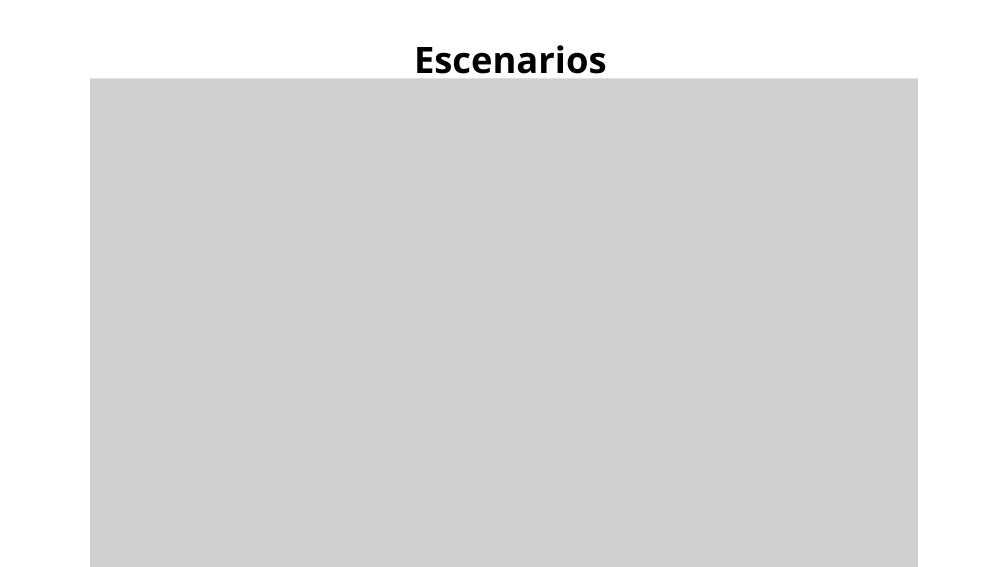
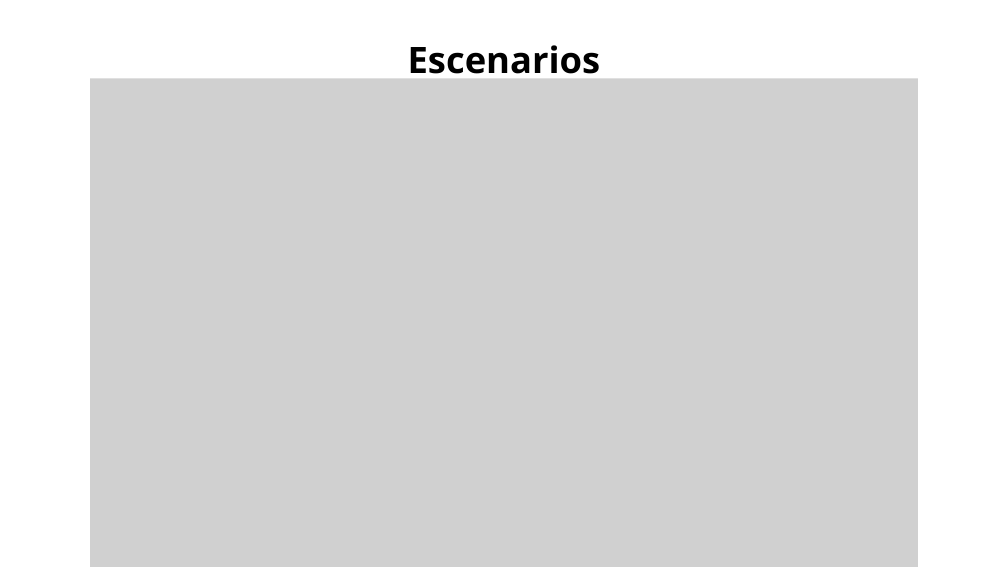
Before and after one commit to Jucer74/SoftwareArchitecture, a slide deck: slide 24 of Project/Views/SistemaSeparacionAudio.views.pptx (slide 22 before the commit). Drawn at 1008x567 pixels with LibreOffice and Linux fonts; fonts in the diff are those of the drawing; grey boxes stand for pictures. Boxes give left, top, right and bottom in pixels: in the first picture for what was removed or moved away, otherwise in the second. Text is boxed around its words. In the diff, an @@ line names an element or a change of style, - is before the commit and + after.

```diff
--- a/Project/Views/SistemaSeparacionAudio.views.pptx
+++ b/Project/Views/SistemaSeparacionAudio.views.pptx
@@ text "Escenarios": place and size @@
-text "Escenarios" at (414, 45, 607, 82)
+text "Escenarios" at (408, 45, 601, 82)
```
Also in this commit, not shown: 9 other slides changed, 7 slides added, 5 slides removed.
